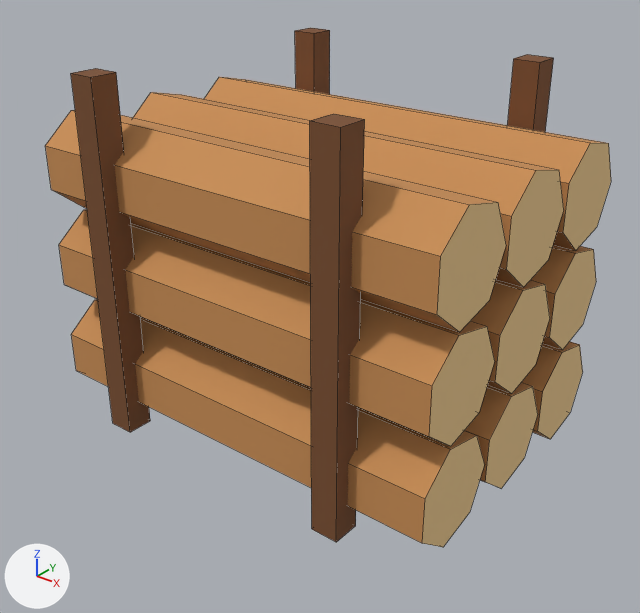
One commit to the FBX model client/CityBuilder/Assets/_Project/Art/Resources/Models/era1/prop_logs_l.fbx: the scene before it, then after it.
The view is the same before and after, from a 50 mm lens placed at (0.357, -0.448, 0.36), pointed at (0.01, -0.014, 0.091). The axes (+X, +Y, +Z) are drawn at lower left. The lights are the same throughout. The older version comes first. Mesh edges are drawn as thin lines. Where no turn or scale is listed for an object, it has been applied to the vertices.

Names of what the first picture shows: 'prop_logs_l'.
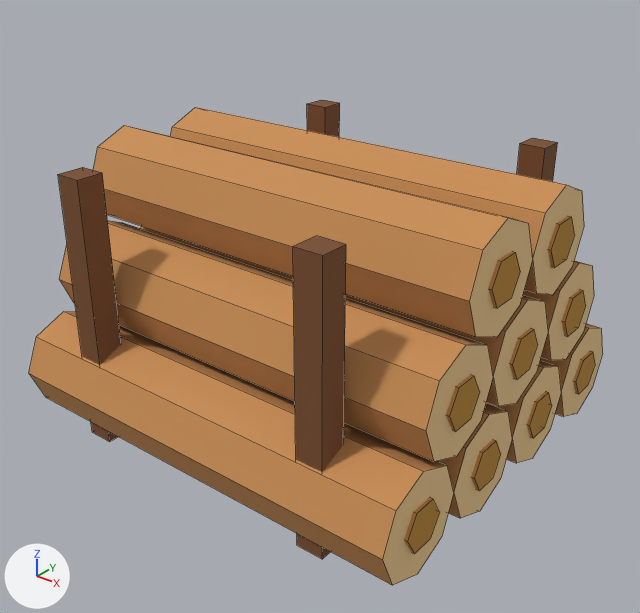
The change, as a list of edits to the scene's bpy script:
```text
Change me_prop_logs_l:
    used by ob_prop_logs_l; location = (0.0, 0.0, 0.0)
    remove me_prop_logs_l.from_pydata(...)  # 158 vertices, 105 faces; spans x -0.156..0.156, y -0.115..0.115, z 0.0..0.252
    add me_prop_logs_l.from_pydata(...)  # 272 vertices, 186 faces; spans x -0.158..0.158, y -0.144..0.144, z 0.0..0.196
    me_prop_logs_l part 1: a new loose piece, a 6-sided cylinder along x spanning x -0.158..0.158, y -0.124..-0.092, z 0.022..0.05, in mat_m_palette_era1 (picture img_palette_era1_png)
    me_prop_logs_l part 2: a new loose piece, a 6-sided cylinder along x spanning x -0.158..0.158, y -0.052..-0.02, z 0.022..0.05, in mat_m_palette_era1 (picture img_palette_era1_png)
    me_prop_logs_l part 3: a new loose piece, a 6-sided cylinder along x spanning x -0.158..0.158, y 0.02..0.052, z 0.022..0.05, in mat_m_palette_era1 (picture img_palette_era1_png)
    me_prop_logs_l part 4: a new loose piece, a 6-sided cylinder along x spanning x -0.158..0.158, y 0.092..0.124, z 0.022..0.05, in mat_m_palette_era1 (picture img_palette_era1_png)
    me_prop_logs_l part 5: a new loose piece, a 6-sided cylinder along x spanning x -0.158..0.158, y -0.088..-0.056, z 0.084..0.112, in mat_m_palette_era1 (picture img_palette_era1_png)
    me_prop_logs_l part 6: a new loose piece, a 6-sided cylinder along x spanning x -0.158..0.158, y -0.016..0.016, z 0.084..0.112, in mat_m_palette_era1 (picture img_palette_era1_png)
    me_prop_logs_l part 7: a new loose piece, a 6-sided cylinder along x spanning x -0.158..0.158, y 0.056..0.088, z 0.084..0.112, in mat_m_palette_era1 (picture img_palette_era1_png)
    me_prop_logs_l part 8: a new loose piece, a 6-sided cylinder along x spanning x -0.158..0.158, y -0.052..-0.02, z 0.146..0.174, in mat_m_palette_era1 (picture img_palette_era1_png)
    me_prop_logs_l part 9: a new loose piece, a 6-sided cylinder along x spanning x -0.158..0.158, y 0.02..0.052, z 0.146..0.174, in mat_m_palette_era1 (picture img_palette_era1_png)
    me_prop_logs_l part 10: a new loose piece, a box spanning x -0.106..-0.086, y -0.132..-0.113, z 0.0..0.192, in mat_m_palette_era1 (picture img_palette_era1_png)
    me_prop_logs_l part 11: a new loose piece, a box spanning x -0.106..-0.086, y 0.113..0.132, z 0.0..0.192, in mat_m_palette_era1 (picture img_palette_era1_png)
    me_prop_logs_l part 12: a new loose piece, a box spanning x 0.086..0.106, y -0.132..-0.113, z 0.0..0.192, in mat_m_palette_era1 (picture img_palette_era1_png)
    me_prop_logs_l part 13: a new loose piece, a box spanning x 0.086..0.106, y 0.113..0.132, z 0.0..0.192, in mat_m_palette_era1 (picture img_palette_era1_png)
    me_prop_logs_l part 14: the loose piece of 14 vertices spanning x -0.156..0.156, y -0.032..0.036, z 0.145..0.215 is rebuilt with 30 vertices and now spans x -0.156..0.156, y -0.072..0.072, z 0.124..0.196
    me_prop_logs_l part 15: the loose piece of 14 vertices spanning x -0.156..0.156, y 0.04..0.108, z 0.073..0.143 is rebuilt with 44 vertices and now spans x -0.156..0.156, y -0.108..0.108, z 0.062..0.134
    me_prop_logs_l part 16: a new loose piece of 58 vertices spanning x -0.156..0.156, y -0.144..0.144, z 0.0..0.072, in mat_m_palette_era1 (picture img_palette_era1_png)
    me_prop_logs_l part 17: 6 loose pieces with 60 vertices, spanning x -0.156..0.156, y -0.115..0.115, z 0.0..0.252, are deleted
    me_prop_logs_l part 18: 70 vertices removed from x -0.156..0.156, y -0.104..0.108, z 0.001..0.143
```

Changed parts and their boxes (x1, y1, x2, y2) in the pictures (640 x 613 px):
'prop_logs_l', reshaped (7% shorter): before (45, 28, 611, 547); after (29, 100, 603, 585)
part 1 of me_prop_logs_l, added (brown): after (404, 497, 439, 554)
part 2 of me_prop_logs_l, added (brown): after (471, 439, 501, 491)
part 3 of me_prop_logs_l, added (brown): after (527, 391, 552, 438)
part 4 of me_prop_logs_l, added (brown): after (573, 351, 595, 394)
part 5 of me_prop_logs_l, added (brown): after (446, 375, 480, 431)
part 6 of me_prop_logs_l, added (brown): after (509, 328, 538, 379)
part 7 of me_prop_logs_l, added (brown): after (562, 289, 586, 336)
part 8 of me_prop_logs_l, added (brown): after (488, 251, 520, 308)
part 9 of me_prop_logs_l, added (brown): after (548, 216, 575, 268)
part 10 of me_prop_logs_l, added (brown): after (58, 167, 121, 442)
part 11 of me_prop_logs_l, added (brown): after (307, 100, 340, 137)
part 12 of me_prop_logs_l, added (brown): after (293, 236, 346, 559)
part 13 of me_prop_logs_l, added (brown): after (517, 138, 558, 182)
part 14 of me_prop_logs_l, rebuilt (14% wider, 18% taller): before (133, 92, 564, 287); after (93, 107, 584, 337)
part 15 of me_prop_logs_l, rebuilt: before (531, 245, 596, 350); after (59, 220, 594, 462)
part 16 of me_prop_logs_l, added (orange): after (29, 311, 603, 585)
part 17 of me_prop_logs_l, deleted (orange): before (45, 28, 611, 542)
part 18 of me_prop_logs_l, deleted (brown): before (59, 209, 583, 547)
